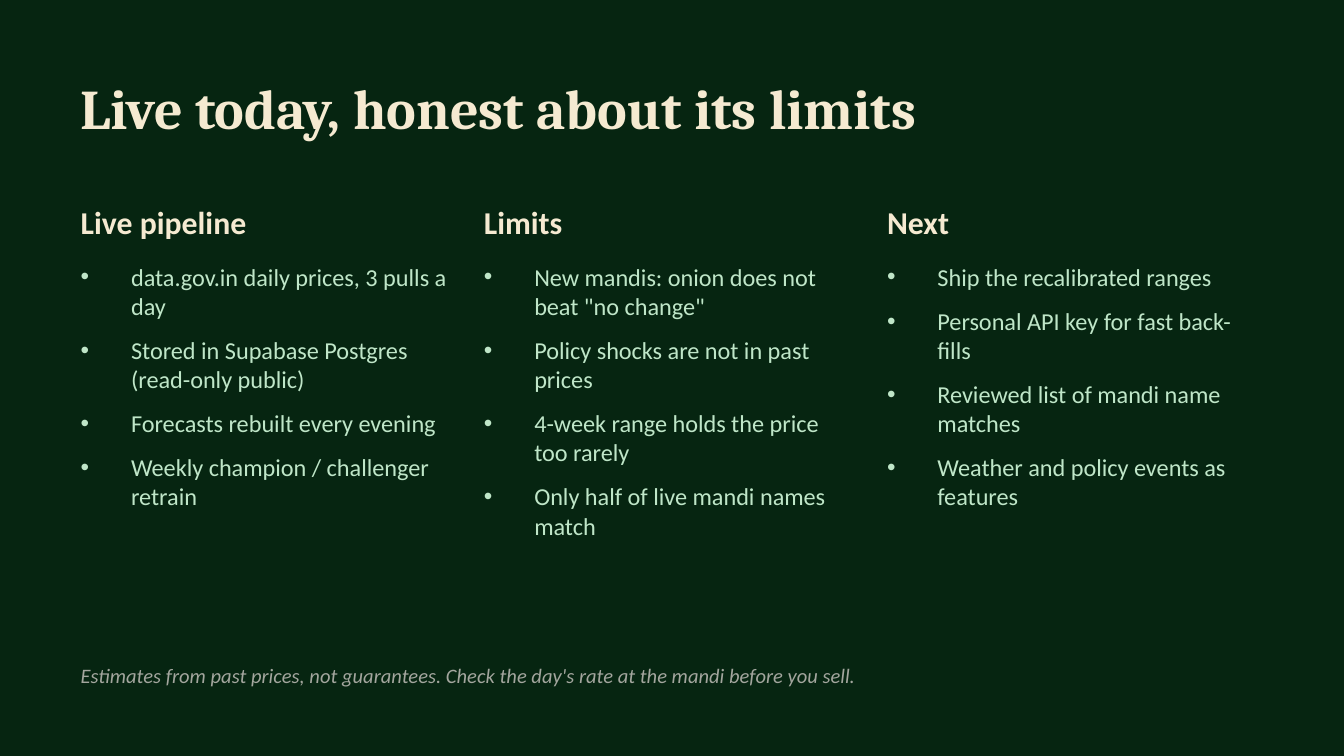
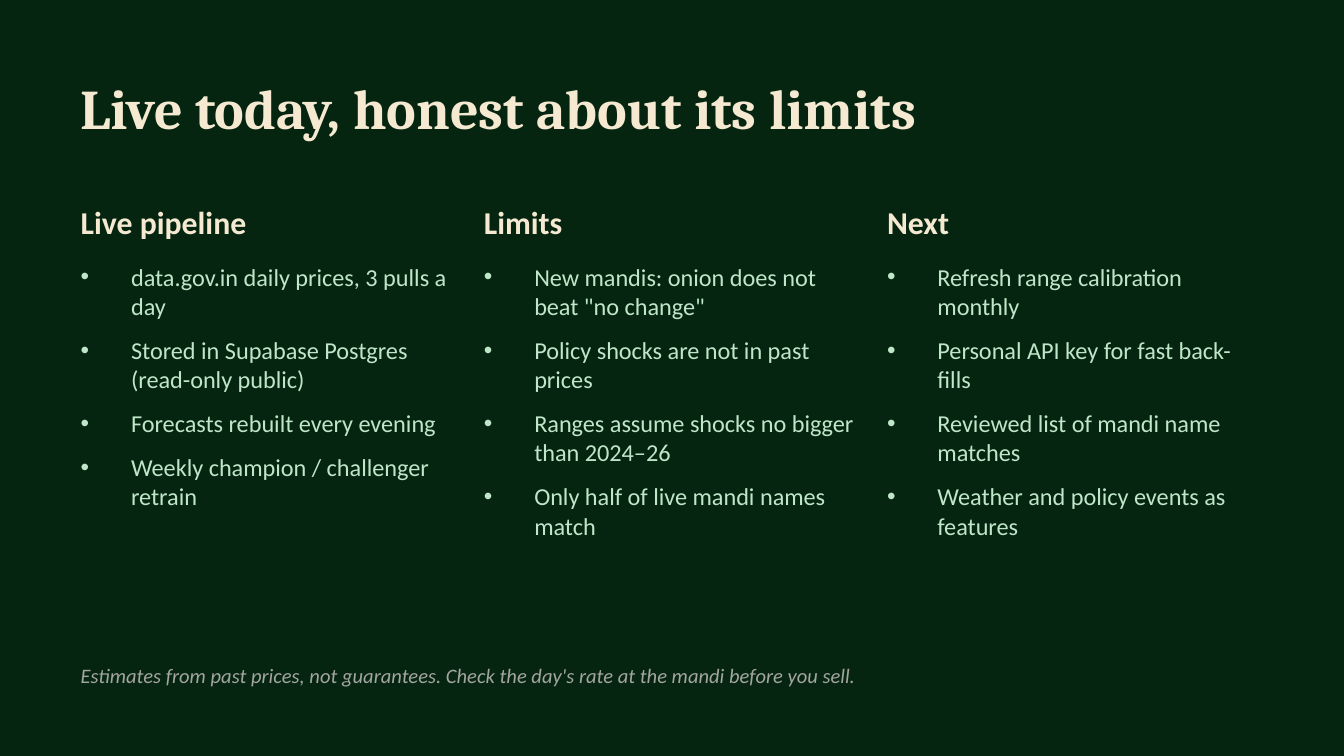
Before and after one commit to Iamshi-vissa/FarmStat, a slide deck: slide 10 of docs/FarmStat_presentation.pptx. Drawn at 1344x756 pixels with LibreOffice and Linux fonts; fonts in the diff are those of the drawing. Boxes give left, top, right and bottom in pixels: in the first picture for what was removed or moved away, otherwise in the second. Text is boxed around its words. In the diff, an @@ line names an element or a change of style, - is before the commit and + after.

Commit message:
Presentation: calibrated ranges slide and updated limits

```diff
--- a/docs/FarmStat_presentation.pptx
+++ b/docs/FarmStat_presentation.pptx
@@ text at bbox=[937, 269, 1182, 319]: text changed @@
-• Ship the recalibrated ranges
+• Refresh range calibration monthly
@@ text at bbox=[534, 415, 854, 461]: text changed @@
-• 4-week range holds the price too rarely
+• Ranges assume shocks no bigger than 2024–26
```
Also in this commit, not shown: 1 other slide changed, 1 other file.
